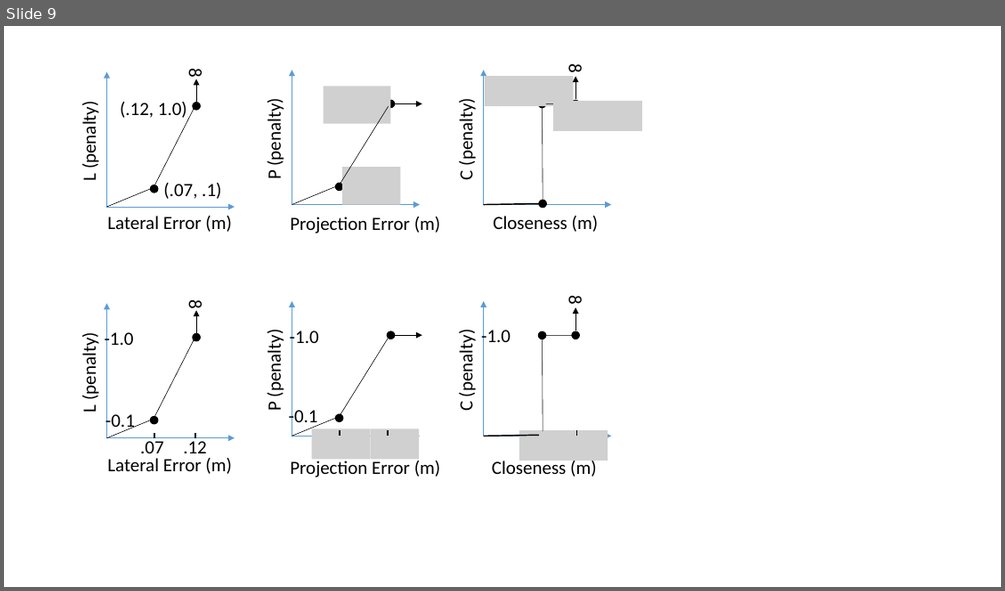
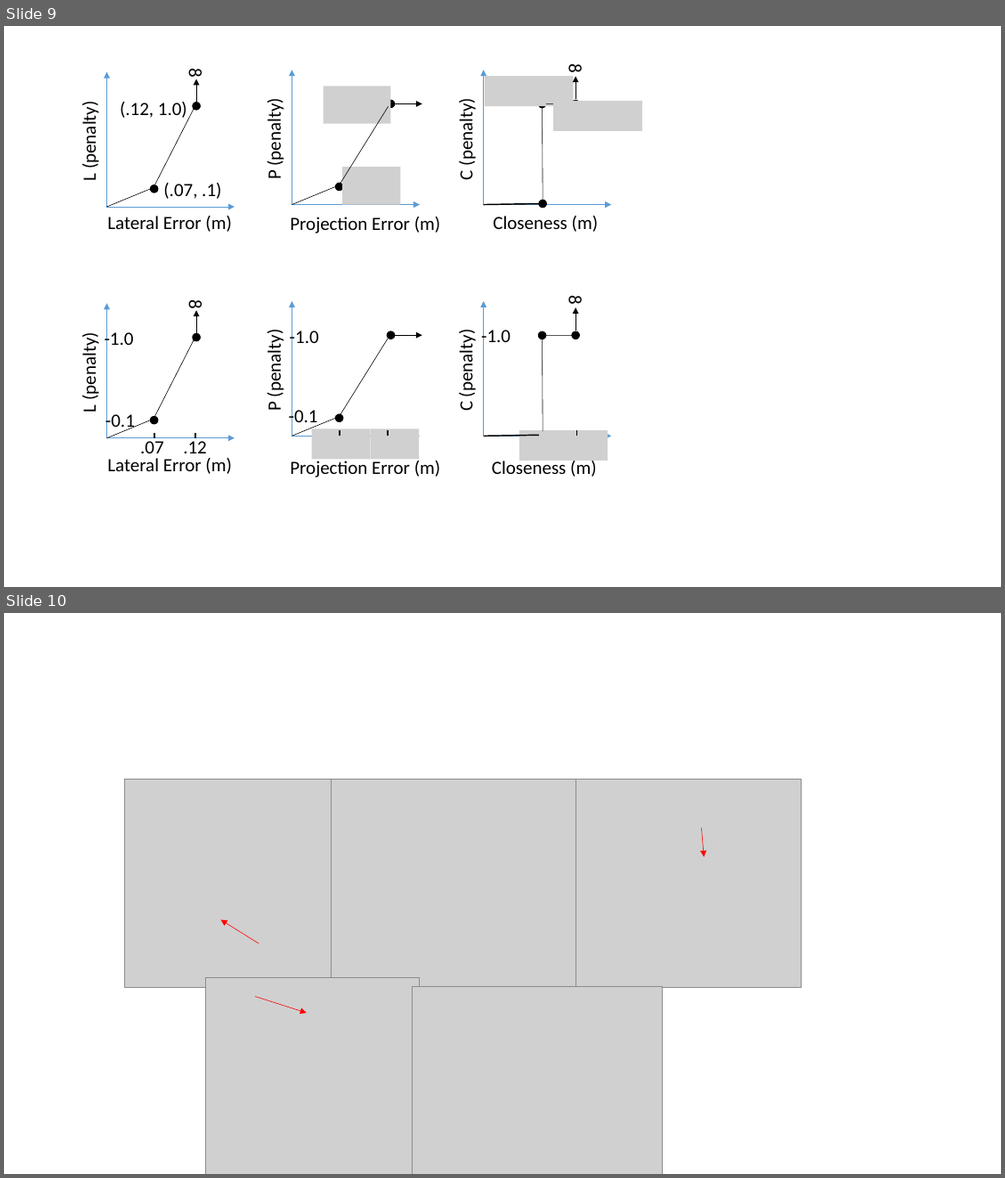
Before and after one commit to kmcgahee/Thesis, a slide deck: source/figures/thesis_figures.pptx. Shown one above the other, each under a label of ours: slide 9 before the commit, slides 9 and 10 after it. The pictures are 1005x591 and 1005x1178 pixels, drawn with LibreOffice and Linux fonts; fonts in the diff are those of the drawing; grey boxes stand for pictures. Boxes give left, top, right and bottom in pixels: in the first picture for what was removed or moved away, otherwise in the second. Text is boxed around its words. In the diff, an @@ line names an element or a change of style, - is before the commit and + after.

```diff
--- a/source/figures/thesis_figures.pptx
+++ b/source/figures/thesis_figures.pptx
@@ slide 10 added at box(4, 613, 1001, 1174), background #FFFFFF @@
@@ picture added at box(124, 779, 331, 988) @@
@@ picture added at box(331, 779, 576, 988) @@
@@ picture added at box(576, 779, 801, 988) @@
@@ arrow added from (702, 827) to (704, 857), #FF0000 0.5 pt @@
@@ arrow added from (259, 943) to (221, 919), #FF0000 0.5 pt @@
@@ picture added at box(206, 977, 419, 1174) @@
@@ picture added at box(413, 986, 663, 1174) @@
@@ arrow added from (255, 997) to (306, 1013), #FF0000 0.5 pt @@
```
Also in this commit, not shown: 23 other files.
